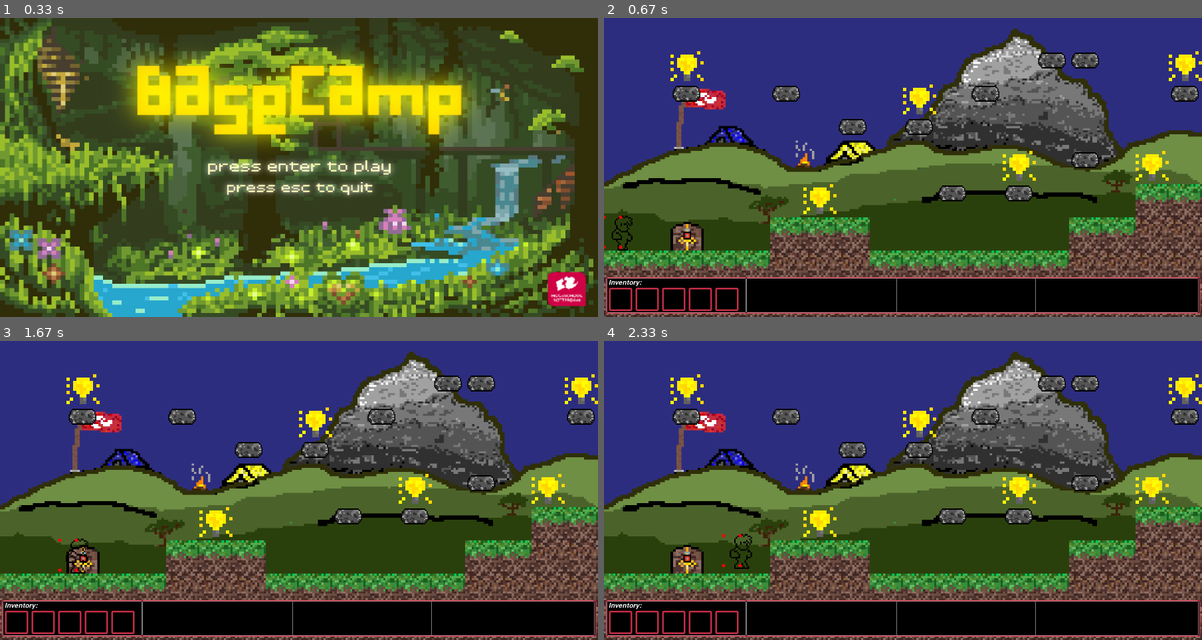
Above: before the commit, frames 1-4 (two rows, left to right).
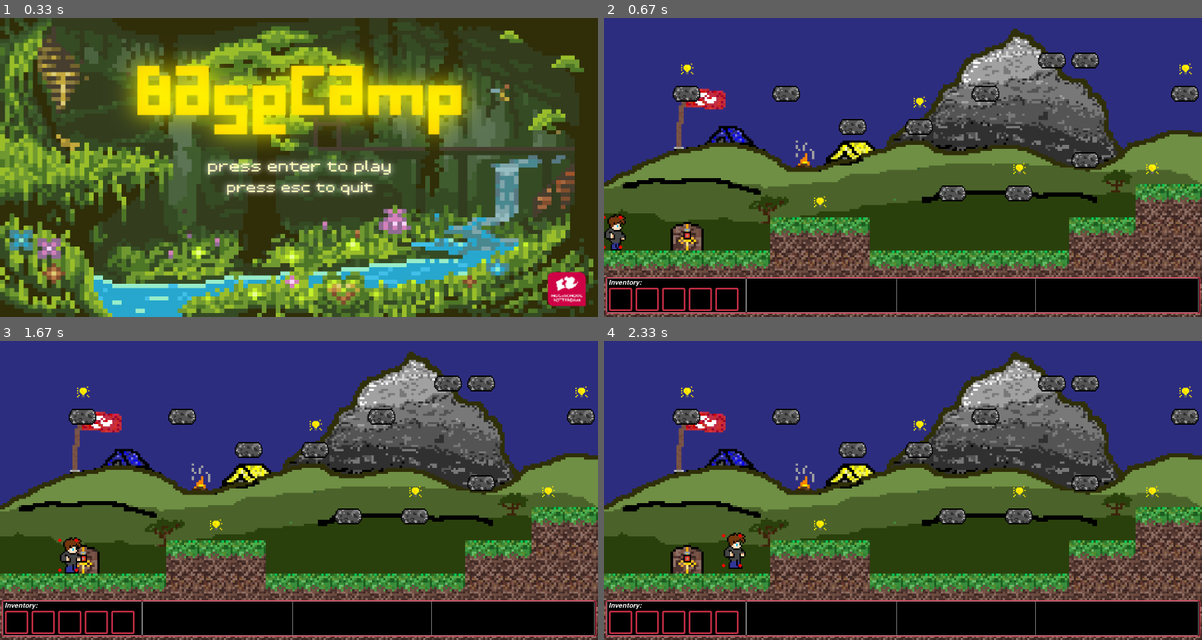
Above: after the commit, the same moments.

Repository: PeterZoet/PyGame
Game: pygame game, started from main.py
The game is run twice, just before and just after one commit, with the same random seed, the same clock (stepped at 60 frames per second) and the same inputs.
Inputs:
- Up to frame 1 (0.33 s): no input
- Up to frame 2 (0.67 s): tap Enter at 0.33 s
- Up to frame 3 (1.67 s): tap Space at 0.67 s; tap Enter at 1 s; hold Right from 1.33 s (still down)
- Up to frame 4 (2.33 s): release Right at 1.8 s; hold Up 1.83-2.13 s; hold Right from 2.17 s (still down)

Frame 1 is identical in both runs. In frame 2, 1.8% of the frame differs, in the area x 0-100%, y 11-78%; in frame 3, 1.8%; in frame 4, 1.8%, in the area x 11-100%, y 11-77%.

Commit message:
New player animations

Diff:
--- a/main.py
+++ b/main.py
@@ -50,20 +50,11 @@
 new_knowledge = [pygame.transform.scale(pygame.image.load('assets/images/new_knowledge.png'), (tile_size, tile_size)) for _ in range(5)]
 logo = pygame.transform.scale(pygame.image.load('assets/images/logo.png'), (300, 300))
 
-# player_frames = [
-#     pygame.transform.scale(pygame.image.load(f'assets/images/player/player_stance_{x+1}.png'), (5 * player_scale, 12 * player_scale))
-#     for x in range(4)
-# ]
-
-# player_frames = [
-#     pygame.transform.scale(pygame.image.load(f'assets/images/player/new_design_{1}.png'), (5 * player_scale, 9.2 * player_scale))
-#     for x in range(4)
-# ]
-
 player_frames = [
-    pygame.transform.scale(pygame.image.load(f'assets/images/player/new_player_stance_{x + 1}.png'), (9 * player_scale, 9.2 * player_scale))
+    pygame.transform.scale(pygame.image.load(f'assets/images/player/stance_{x + 1}_player.png'), (5.5 * player_scale, 9.2 * player_scale))
     for x in range(11)
 ]
+
 tiles = ["", new_underground, level_one_ground, stone_platform]
 
 def load_level(active_level: int) -> list[list[int]]:
@@ -145,6 +136,15 @@
 def draw_level(level: list[list[int]]):
     """
     draw the level on the screen load the correct image based on value of tile
+
+    -   Game components
+        -   0 is empty tile
+        -   1 is underground
+        -   2 is ground
+        -   3 is platform
+        -   4 is player
+        -   5-9 is knowlegde
+        -   10 is door
 
     :param level: list of list, contains values of tiles
     """
@@ -182,8 +182,6 @@
             screen.blit(scaled_knowledge, (25 + (80 * _), screen_height - 88))
 
 
-
-
 def check_collision(level: list[list[int]], player_x: int, player_y: int):
     """
     Check if player is colliding
@@ -210,7 +208,7 @@
     top_left = level[top_coord][left_coord]
     bottom_left = level[bottom_coord][left_coord]
 
-    # 0 is empty tile, 1 is underground, 2 is ground, 3 is platform, 4 is player
+    # 0 is empty tile, 1 is underground, 2 is ground, 3 is platform, 4 is player, 5-9 is knowlegde, 10 is door
 
     if top_coord >= 0: # check if player moves higher than screen and top coords collide
         if 0 < top_right < 3 or 0 < bottom_right < 3:
Binary file changed: assets/images/new_knowledge.png
Binary file removed: assets/images/player/new_design_0.png
Binary file removed: assets/images/player/new_design_1.png
Binary file removed: assets/images/player/new_player_stance_1.png
Binary file removed: assets/images/player/new_player_stance_10.png
Binary file removed: assets/images/player/new_player_stance_11.png
Binary file removed: assets/images/player/new_player_stance_2.png
Binary file removed: assets/images/player/new_player_stance_3.png
Binary file removed: assets/images/player/new_player_stance_4.png
Binary file removed: assets/images/player/new_player_stance_5.png
Binary file removed: assets/images/player/new_player_stance_6.png
Binary file removed: assets/images/player/new_player_stance_7.png
(and 17 more such lines)
